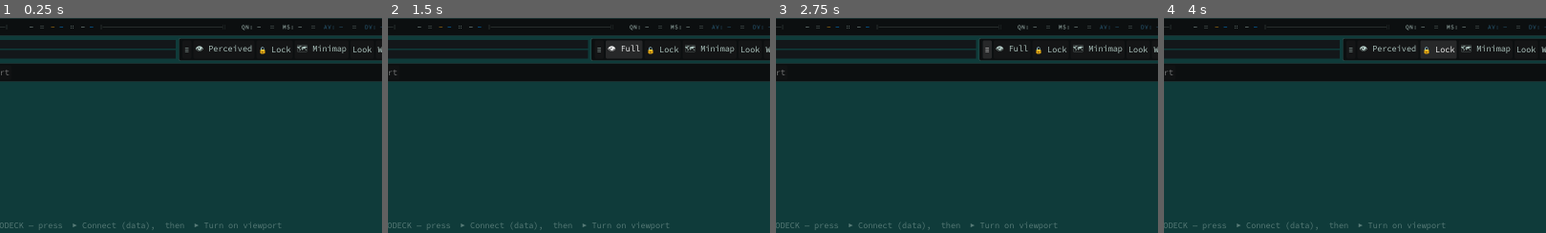
Above: before the commit, frames 1-4 (left to right).
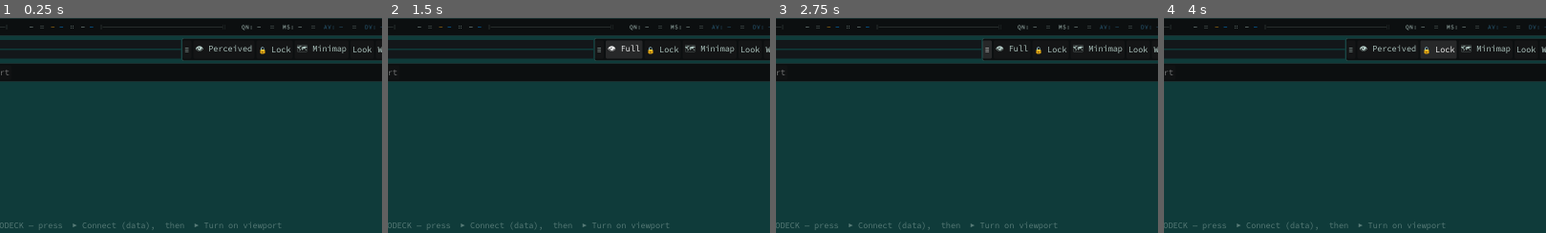
Above: after the commit, the same moments.

Repository: DazzlingDukeOfLazers/raves-of-qud
Game: Godot game, scene res://MainFrame.tscn
Same seed, same stepped clock (60 frames per second), same inputs: the game is played once before the commit and once after it. This scene is started directly instead of the project's main scene.
Inputs:
- Up to frame 1 (0.25 s): no input
- Up to frame 2 (1.5 s): click "≡" at 0.5 s; click "👁 Perceived" at 1.25 s
- Up to frame 3 (2.75 s): click "≡" at 2 s
- Up to frame 4 (4 s): click "👁 Full" at 2.75 s; click "🔒 Lock" at 3.5 s
The pictures show only the part of the screen within x 22-72%, y 0-50%; the shares and areas given below are measured in that part.

The runs differ from the first frame. In frame 1, 0.1% of the frame differs, in the area x 46-48%, y 9-20%; in frame 2, 0.1%; in frame 3, 0.1%; in frame 4, 0.1%.

Commit message:
Row 2: close the vitals box right edge + real EXP fill colour
- Right edge: trim the nav strip's left inset (8->1) and the vitals<->nav gap
  (6->2) so the vitals box reaches Qud's edge. HP green right 1442 vs Qud 1445
  (was 1431).
- EXP bar: now that there's xp on the bar, sampled Qud's fill (47,80,86) and
  set COL_EXP_BAR_1TO1 to it (was a guessed #1c4a56). Partial fill extent
  already tracked the value correctly; renders ~(41,70,76) through the CRT.

Co-Authored-By: Claude Opus 4.8 <noreply@anthropic.com>

Diff:
--- a/godot/MainFrame.gd
+++ b/godot/MainFrame.gd
@@ -26,7 +26,7 @@
 const COL_HP_1TO1 := Color(1, 1, 1)           # Qud: HP text white
 const COL_EXP_1TO1 := Color8(146, 169, 164)   # Qud: LVL/EXP text light grey
 const COL_HP_BAR_1TO1 := Color8(25, 89, 34)   # Qud: HP bar dark green (#195922)
-const COL_EXP_BAR_1TO1 := Color8(28, 74, 86)  # Qud: LVL/EXP bar muted cyan (empty at xp 0; refine w/ xp)
+const COL_EXP_BAR_1TO1 := Color8(47, 80, 86)  # Qud: LVL/EXP bar muted teal (sampled with xp on the bar)
 const COL_STAT_TEAL := Color("2b6382")        # AV/DV/MA — Qud tints these teal-blue (QN/MS stay neutral)
 const COL_DIM := Color(0.69, 0.79, 0.76, 0.45)   # y (grey), dimmed — hints/captions
 const COL_BORDER := Color(0.69, 0.79, 0.76, 0.16) # y (grey), faint — panel edges
@@ -617,7 +617,7 @@
 
 func _row_vitals_menu() -> Control:
 	var h := HBoxContainer.new()
-	h.add_theme_constant_override("separation", 6)
+	h.add_theme_constant_override("separation", 2)   # tight vitals↔nav gap so the vitals box reaches Qud's edge
 
 	# col 1 — two stacked vitals rows. Qud draws the HP/EXP bar as the FULL box (from the left edge,
 	# length = the value) with the label + numbers ON TOP of it — not a label beside a separate bar.
@@ -647,6 +647,7 @@
 	# flush like Qud's (the default 8px panel margin left it ~7px shy of Qud's last icon).
 	var mstyle: StyleBoxFlat = _panel_style()
 	mstyle.content_margin_right = 1
+	mstyle.content_margin_left = 1   # trim the left inset too so the vitals box reaches Qud's right edge
 	menu.add_theme_stylebox_override("panel", mstyle)
 
 	_menu_verbose = HBoxContainer.new()
